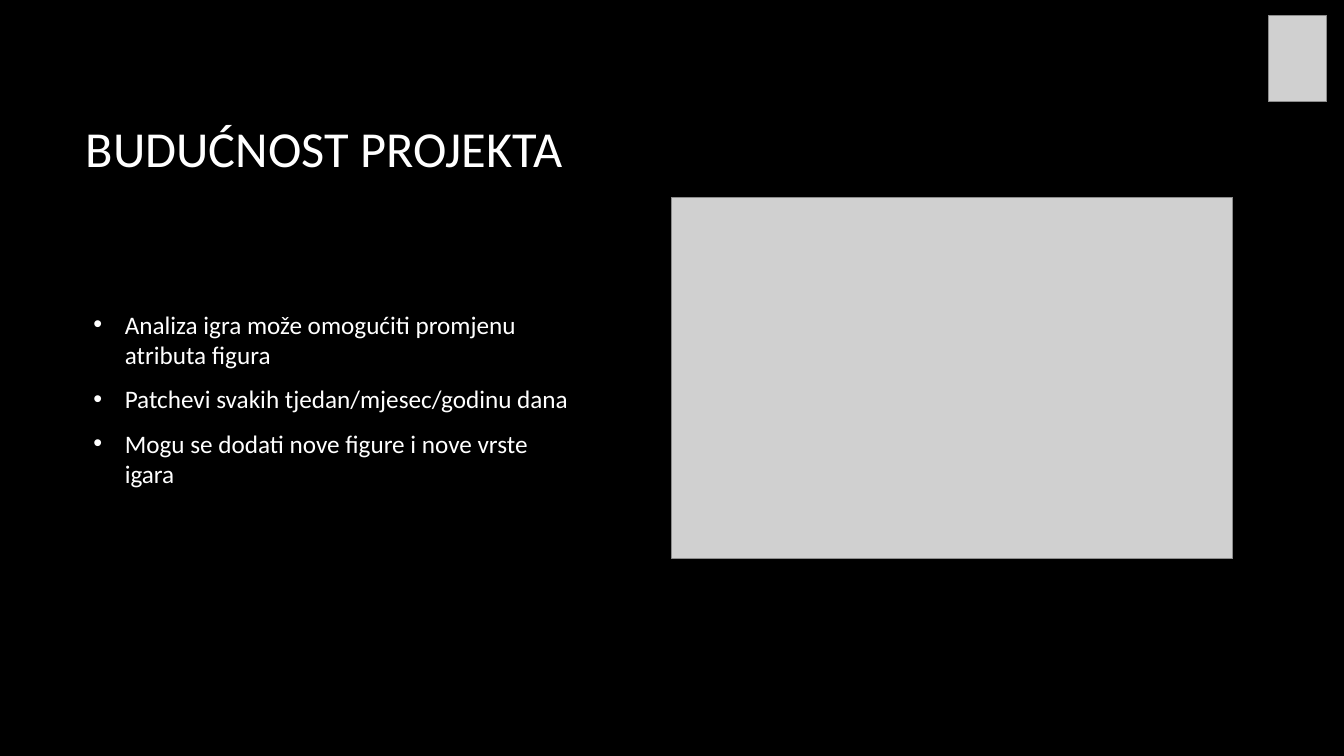
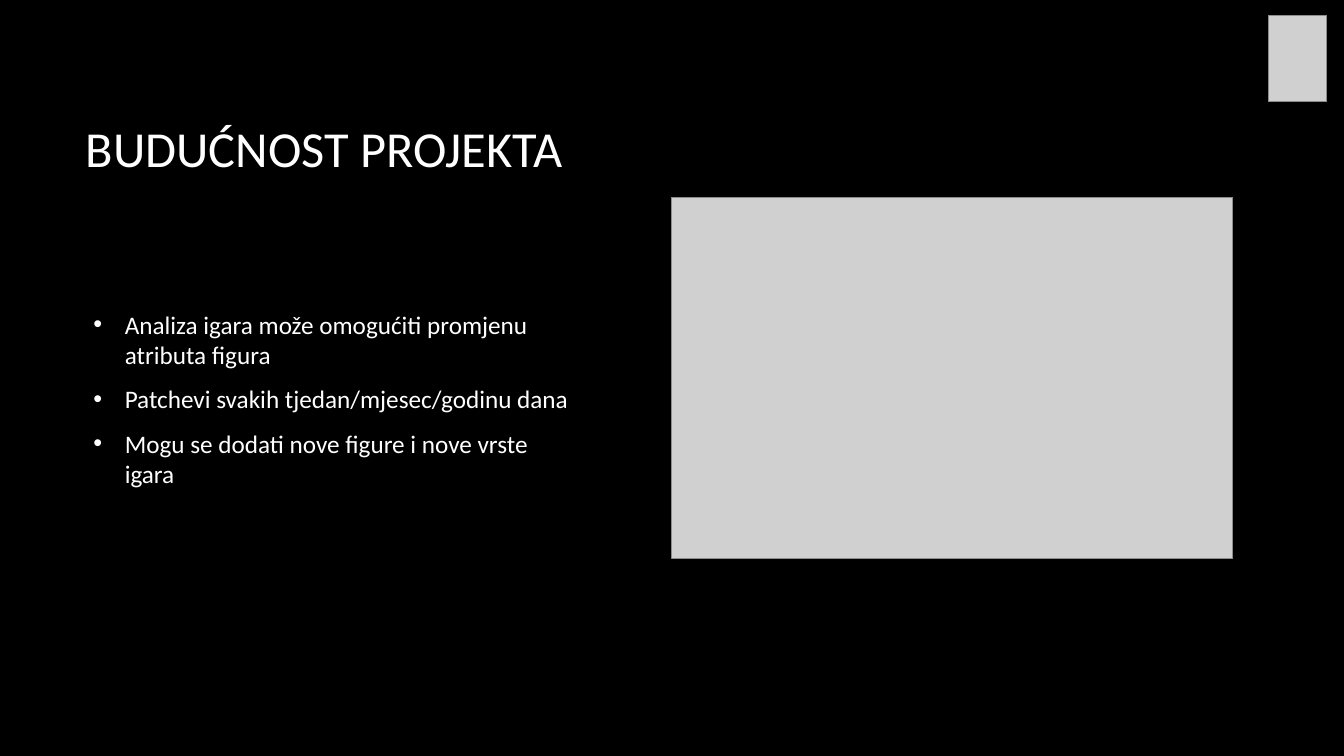
Before and after one commit to lukinjozg/RP2_Sah_projekt, a slide deck: slide 22 of INTERGALAKTIČKI_ŠAH.pptx. Drawn at 1344x756 pixels with LibreOffice and Linux fonts; fonts in the diff are those of the drawing; grey boxes stand for pictures; background and template pictures are left out. Boxes give left, top, right and bottom in pixels: in the first picture for what was removed or moved away, otherwise in the second. Text is boxed around its words. In the diff, an @@ line names an element or a change of style, - is before the commit and + after.

```diff
--- a/INTERGALAKTIČKI_ŠAH.pptx
+++ b/INTERGALAKTIČKI_ŠAH.pptx
@@ text at [125,316,527,369]: text changed @@
-• Analiza igra može omogućiti promjenu atributa figura
+• Analiza igara može omogućiti promjenu atributa figura
```
Also in this commit, not shown: 3 other slides changed.
